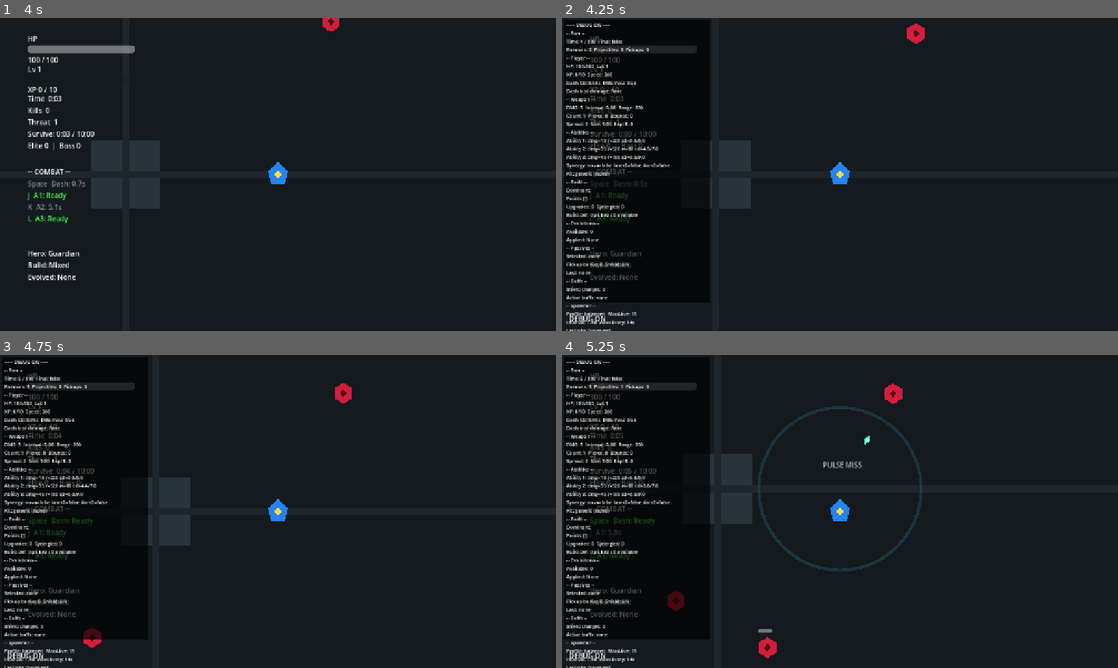
Above: before the commit, frames 1-4 (two rows, left to right).
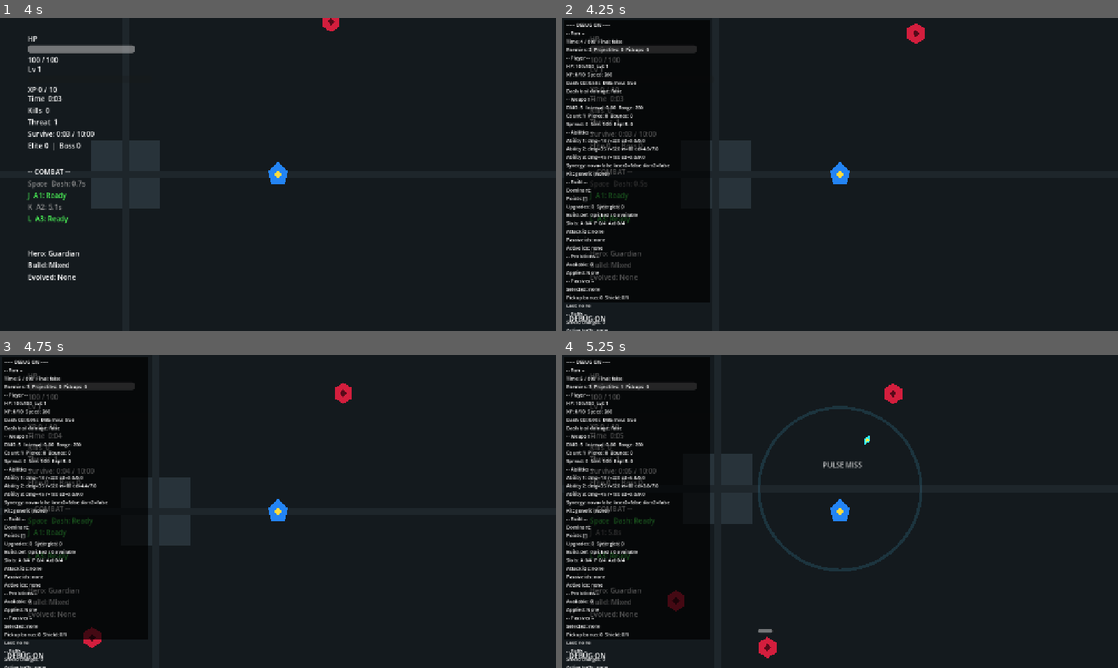
Above: after the commit, the same moments.

Repository: StanisRyz/SuperHeroes
Game: Godot game, scene res://scenes/game/Arena.tscn
Two runs of this game, one before a commit and one after it. Both use one fixed random seed, a clock stepped at 60 frames per second and the inputs below. This scene is started directly instead of the project's main scene.
Inputs (mouse positions are in pixels of both pictures, inside the frame that each line leads up to):
- Up to frame 1 (4 s): tap Enter at 0.5, 3.5 s; move the mouse to (400, 158) at 0.52 s; hold D (move_right) 0.53-1.25 s; hold Space (dash) 0.53-1.25 s; click (400, 158) at 0.67 s; drag from (166, 190) to (278, 174) at 1.27 s; tap Space (dash) at 2, 2.3 s; move the mouse to (333, 105) at 2.02 s; hold D (move_right) 2.03-2.75 s; hold K (ability_2) 2.03-2.75 s; drag from (250, 237) to (111, 127) at 2.77 s; move the mouse to (444, 221) at 3.52 s; hold Left (move_left) from 3.53 s (still down); hold Space (dash) from 3.53 s (still down)
- Up to frame 2 (4.25 s): keep holding Left (move_left); keep holding Space (dash); tap F10 (debug_add_xp) at 4.15 s
- Up to frame 3 (4.75 s): release Left (move_left) at 4.25 s; release Space (dash) at 4.25 s; drag from (111, 464) to (194, 433) at 4.27 s
- Up to frame 4 (5.25 s): move the mouse to (867, 511) at 5.02 s; hold S (move_down) from 5.03 s (still down); hold J (ability_1) from 5.03 s (still down); click (867, 511) at 5.17 s

Frame 1 is identical in both runs. In frame 2, 0.9% of the frame differs, in the area x 0-14%, y 64-100%; in frame 3, 0.9%; in frame 4, 0.9%.

Commit message:
Add upgrade slot limits

Diff:
--- a/scenes/ui/DebugStatsOverlay.gd
+++ b/scenes/ui/DebugStatsOverlay.gd
@@ -226,6 +226,21 @@
 				build.get("selected_build_defining_upgrade_ids", []).size(),
 				build.get("unlocked_build_defining_upgrade_ids", []).size()
 			])
+			var slot_state: Dictionary = build.get("slot_state", {})
+			if slot_state.is_empty() and _upgrade_manager.has_method("debug_get_slot_state"):
+				slot_state = _upgrade_manager.debug_get_slot_state()
+			if not slot_state.is_empty():
+				lines.append("Slots: A %d/%d  P %d/%d  Act %d/%d" % [
+					int(slot_state.get("attack", {}).get("used", 0)),
+					int(slot_state.get("attack", {}).get("max", 0)),
+					int(slot_state.get("passive", {}).get("used", 0)),
+					int(slot_state.get("passive", {}).get("max", 0)),
+					int(slot_state.get("active", {}).get("used", 0)),
+					int(slot_state.get("active", {}).get("max", 0)),
+				])
+				lines.append("Attack ids: %s" % _format_slot_ids(slot_state, "attack"))
+				lines.append("Passive ids: %s" % _format_slot_ids(slot_state, "passive"))
+				lines.append("Active ids: %s" % _format_slot_ids(slot_state, "active"))
 		elif _upgrade_manager.has_method("get_dominant_archetype"):
 			lines.append("Dominant: %s" % _upgrade_manager.get_dominant_archetype())
 	else:
@@ -347,3 +362,9 @@
 
 func _count_children(node: Node) -> int:
 	return node.get_child_count() if node != null and is_instance_valid(node) else 0
+
+
+func _format_slot_ids(slot_state: Dictionary, category: String) -> String:
+	var category_state: Dictionary = slot_state.get(category, {})
+	var ids: Array = category_state.get("selected", [])
+	return ", ".join(ids) if not ids.is_empty() else "none"
--- a/scenes/ui/LevelUpScreen.gd
+++ b/scenes/ui/LevelUpScreen.gd
@@ -47,6 +47,10 @@
 	var is_synergy := bool(option.get("is_synergy", false))
 	var is_build_defining := bool(option.get("is_build_defining", false))
 	var is_passive := bool(option.get("is_passive", false))
+	var slot_category := str(option.get("slot_category", ""))
+	var category_slots_used := int(option.get("category_slots_used", 0))
+	var category_slots_max := int(option.get("category_slots_max", 0))
+	var is_new_line := bool(option.get("is_new_line", false))
 	var title := str(option.get("title", "Upgrade"))
 	var level := int(option.get("level", 0))
 	var max_level := int(option.get("max_level", 1))
@@ -66,7 +70,25 @@
 
 	var level_line := "Lv %d  →  %d / %d" % [level, mini(level + 1, max_level), max_level]
 
-	return "%s\n%s%s\n%s\n%s" % [title, rarity_line, markers, level_line, description]
+	var slot_line := _format_slot_line(slot_category, category_slots_used, category_slots_max, is_new_line)
+	return "%s\n%s%s\n%s\n%s\n%s" % [title, rarity_line, markers, slot_line, level_line, description]
+
+
+func _format_slot_line(slot_category: String, used: int, max_slots: int, is_new_line: bool) -> String:
+	var label := "Upgrade"
+	match slot_category:
+		"attack":
+			label = "Attack"
+		"passive":
+			label = "Passive"
+		"active":
+			label = "Active"
+
+	if max_slots <= 0:
+		return label
+	var projected_used := mini(used + (1 if is_new_line else 0), max_slots)
+	var suffix := "new line" if is_new_line else "owned line"
+	return "%s %d/%d  %s" % [label, projected_used, max_slots, suffix]
 
 
 func _get_rarity_modulate(rarity: String) -> Color:
--- a/scenes/upgrades/UpgradeManager.gd
+++ b/scenes/upgrades/UpgradeManager.gd
@@ -12,6 +12,12 @@
 const PROJECTILE_SIZE_MAX := 2.0
 const PROJECTILE_EXPLOSION_RADIUS_MAX := 180.0
 const PROJECTILE_BOUNCE_MAX := 5
+const SLOT_CATEGORY_ATTACK := "attack"
+const SLOT_CATEGORY_PASSIVE := "passive"
+const SLOT_CATEGORY_ACTIVE := "active"
+const MAX_ATTACK_LINES := 4
+const MAX_PASSIVE_LINES := 4
+const MAX_ACTIVE_LINES := 4
 
 const HERO_UPGRADE_FLAVOR := {
 	"guardian": {
@@ -144,6 +150,9 @@
 var upgrade_levels: Dictionary = {}
 var archetype_points: Dictionary = {}
 var selected_upgrade_history: Array[Dictionary] = []
+var selected_attack_lines: Array[String] = []
+var selected_passive_lines: Array[String] = []
+var selected_active_lines: Array[String] = []
 
 # Upgrade definitions are hardcoded for now. Archetypes drive build identity,
 # prerequisites unlock synergies, and build-defining entries reshape a run.
@@ -836,7 +845,14 @@
 		return false
 	if get_upgrade_level(upgrade_id) >= int(definition.get("max_level", 1)):
 		return false
-	return _meets_prerequisites(definition)
+	if not _meets_prerequisites(definition):
+		return false
+	if _is_selected_upgrade_line(upgrade_id):
+		return true
+	var slot_category := _get_slot_category(definition)
+	if slot_category.is_empty():
+		return false
+	return _get_selected_slot_lines(slot_category).size() < _get_slot_category_max(slot_category)
 
 
 # ── BUILD STATE ──────────────────────────────────────────────────────────────
@@ -864,12 +880,14 @@
 	var definition := _get_upgrade_definition(upgrade_id)
 	if definition.is_empty():
 		return {}
+	var slot_category := _get_slot_category(definition)
 	return {
 		"id": upgrade_id,
 		"title": definition.get("title", ""),
 		"rarity": definition.get("rarity", "common"),
 		"archetype": definition.get("archetype", ""),
 		"tags": definition.get("tags", []),
+		"slot_category": slot_category,
 		"max_level": definition.get("max_level", 1),
 		"current_level": get_upgrade_level(upgrade_id),
 		"prerequisites": definition.get("prerequisites", {})
@@ -971,6 +989,29 @@
 		"unlocked_synergy_upgrade_ids": synergy_ids,
 		"unlocked_build_defining_upgrade_ids": build_defining_available,
 		"selected_build_defining_upgrade_ids": build_defining_selected,
+		"slot_state": debug_get_slot_state(),
+	}
+
+
+func debug_get_slot_state() -> Dictionary:
+	return {
+		SLOT_CATEGORY_ATTACK: {
+			"selected": selected_attack_lines.duplicate(),
+			"used": selected_attack_lines.size(),
+			"max": MAX_ATTACK_LINES,
+		},
+		SLOT_CATEGORY_PASSIVE: {
+			"selected": selected_passive_lines.duplicate(),
+			"used": selected_passive_lines.size(),
+			"max": MAX_PASSIVE_LINES,
+		},
+		SLOT_CATEGORY_ACTIVE: {
+			"selected": selected_active_lines.duplicate(),
+			"used": selected_active_lines.size(),
+			"max": MAX_ACTIVE_LINES,
+		},
+		"total_used": selected_attack_lines.size() + selected_passive_lines.size() + selected_active_lines.size(),
+		"total_max": MAX_ATTACK_LINES + MAX_PASSIVE_LINES + MAX_ACTIVE_LINES,
 	}
 
 
@@ -1003,17 +1044,23 @@
 # ── INTERNAL ─────────────────────────────────────────────────────────────────
 
 func _increment_upgrade_level(upgrade_id: String) -> void:
+	var definition := _get_upgrade_definition(upgrade_id)
+	var was_new_line := get_upgrade_level(upgrade_id) <= 0
+	if was_new_line:
+		_add_selected_slot_line(upgrade_id, _get_slot_category(definition))
+
 	upgrade_levels[upgrade_id] = get_upgrade_level(upgrade_id) + 1
 
-	var definition := _get_upgrade_definition(upgrade_id)
 	var archetype := str(definition.get("archetype", ""))
 	if not archetype.is_empty():
 		archetype_points[archetype] = int(archetype_points.get(archetype, 0)) + 1
 
+	var slot_category := _get_slot_category(definition)
 	selected_upgrade_history.append({
 		"id": upgrade_id,
 		"title": str(definition.get("title", upgrade_id)),
 		"archetype": archetype,
+		"slot_category": slot_category,
 		"tags": definition.get("tags", []),
 		"level_after_pick": get_upgrade_level(upgrade_id)
 	})
@@ -1029,6 +1076,9 @@
 	var tags: Array = definition.get("tags", [])
 	var is_synergy := tags.has("synergy")
 	var is_passive := _is_passive_definition(definition)
+	var slot_category := _get_slot_category(definition)
+	var selected_lines := _get_selected_slot_lines(slot_category)
+	var is_new_line := not _is_selected_upgrade_line(upgrade_id)
 
 	var description: String
 	var effect_text := ""
@@ -1049,6 +1099,10 @@
 		"archetype": definition.get("archetype", ""),
 		"tags": tags,
 		"type": definition.get("type", definition.get("category", "")),
+		"slot_category": slot_category,
+		"is_new_line": is_new_line,
+		"category_slots_used": selected_lines.size(),
+		"category_slots_max": _get_slot_category_max(slot_category),
 		"level": current_level,
 		"max_level": max_level,
 		"description": description,
@@ -1061,6 +1115,67 @@
 func _is_passive_definition(definition: Dictionary) -> bool:
 	var tags: Array = definition.get("tags", [])
 	return str(definition.get("type", definition.get("category", ""))) == "passive" or tags.has("passive")
+
+
+func _get_slot_category(definition: Dictionary) -> String:
+	var explicit := str(definition.get("slot_category", ""))
+	if [SLOT_CATEGORY_ATTACK, SLOT_CATEGORY_PASSIVE, SLOT_CATEGORY_ACTIVE].has(explicit):
+		return explicit
+
+	var tags: Array = definition.get("tags", [])
+	var archetype := str(definition.get("archetype", ""))
+	if _is_passive_definition(definition):
+		return SLOT_CATEGORY_PASSIVE
+	if tags.has("weapon") or tags.has("projectile") or tags.has("primary") or _definition_targets(definition, "auto_attack"):
+		return SLOT_CATEGORY_ATTACK
+	if tags.has("ability") or ["nova", "laser", "slam"].has(archetype) or _definition_targets(definition, "ability_manager"):
+		return SLOT_CATEGORY_ACTIVE
+	if tags.has("defense") or tags.has("mobility") or tags.has("utility") or tags.has("pickup") or ["dash", "tank", "speed", "utility"].has(archetype):
+		return SLOT_CATEGORY_PASSIVE
+
+	push_warning("UpgradeManager: upgrade '%s' has no slot category." % str(definition.get("id", "")))
+	return ""
+
+
+func _definition_targets(definition: Dictionary, target_id: String) -> bool:
+	var effects: Array = definition.get("effects", [])
+	for effect in effects:
+		if effect is Dictionary and str(effect.get("target", "")) == target_id:
+			return true
+	return false
+
+
+func _is_selected_upgrade_line(upgrade_id: String) -> bool:
+	return get_upgrade_level(upgrade_id) > 0
+
+
+func _add_selected_slot_line(upgrade_id: String, slot_category: String) -> void:
+	var lines := _get_selected_slot_lines(slot_category)
+	if lines.has(upgrade_id):
+		return
+	lines.append(upgrade_id)
+
+
+func _get_selected_slot_lines(slot_category: String) -> Array[String]:
+	match slot_category:
+		SLOT_CATEGORY_ATTACK:
+			return selected_attack_lines
+		SLOT_CATEGORY_PASSIVE:
+			return selected_passive_lines
+		SLOT_CATEGORY_ACTIVE:
+			return selected_active_lines
+	return []
+
+
+func _get_slot_category_max(slot_category: String) -> int:
+	match slot_category:
+		SLOT_CATEGORY_ATTACK:
+			return MAX_ATTACK_LINES
+		SLOT_CATEGORY_PASSIVE:
+			return MAX_PASSIVE_LINES
+		SLOT_CATEGORY_ACTIVE:
+			return MAX_ACTIVE_LINES
+	return 0
 
 
 func _apply_passive_upgrade(upgrade_id: String) -> bool:
Not shown, changed: Agents.md
Not shown, changed: README.md
Not shown, changed: docs/validation/gameplay_validation.md
